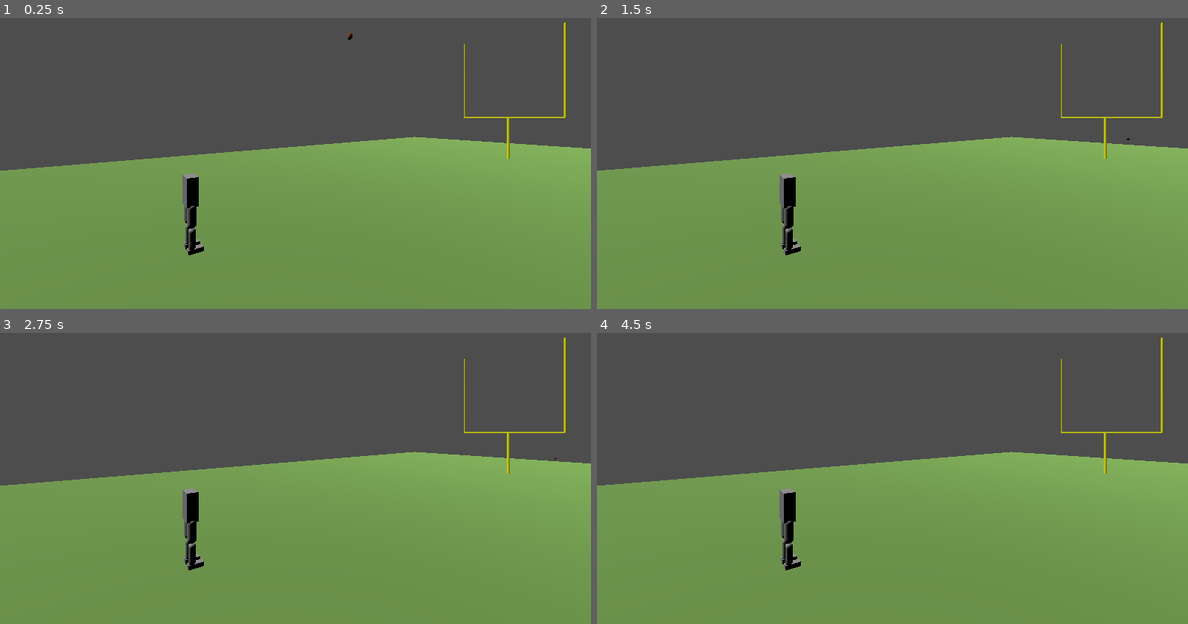
Above: before the commit, frames 1-4 (two rows, left to right).
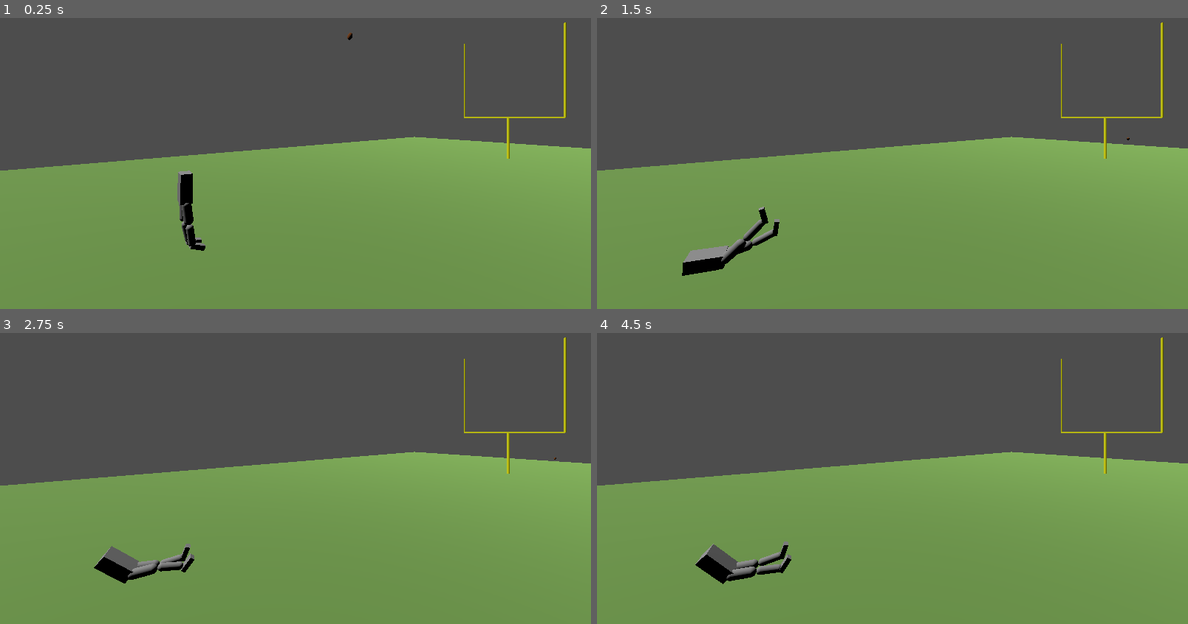
Above: after the commit, the same moments.

Repository: Edryst/field-goal-ai
Game: Godot game, scene res://Scenes/main.tscn
Two runs of this game, one before a commit and one after it. Both use one fixed random seed, a clock stepped at 60 frames per second and the inputs below. The project has no main scene, so this scene is started directly.
Inputs:
- Up to frame 1 (0.25 s): no input
- Up to frame 2 (1.5 s): no input
- Up to frame 3 (2.75 s): no input
- Up to frame 4 (4.5 s): no input

The runs differ from the first frame. In frame 1, 0.7% of the frame differs, in the area x 30-35%, y 52-82%; in frame 2, 1.7%, in the area x 14-35%, y 53-89%; in frame 3, 1.6%; in frame 4, 1.7%.

Commit message:
Add programmatic joint control for Garry
Changed node type for torso from static to rigid body as well

Diff:
--- a/godot/Scenes/garry.tscn
+++ b/godot/Scenes/garry.tscn
@@ -1,4 +1,6 @@
 [gd_scene format=3 uid="uid://dxpo8ueqbdb8u"]
+
+[ext_resource type="Script" uid="uid://dxiymsh3yw4jb" path="res://Scripts/garry.gd" id="1_g5wkh"]
 
 [sub_resource type="BoxMesh" id="BoxMesh_tkfer"]
 size = Vector3(0.45, 0.65, 0.25)
@@ -29,9 +31,11 @@
 size = Vector3(0.16, 0.1, 0.32)
 
 [node name="Garry" type="Node3D" unique_id=1924829701]
+script = ExtResource("1_g5wkh")
 
-[node name="Torso" type="StaticBody3D" parent="." unique_id=1537864415]
+[node name="Torso" type="RigidBody3D" parent="." unique_id=1396745617]
 transform = Transform3D(1, 0, 0, 0, 1, 0, 0, 0, 1, 0, 1.35, 0)
+mass = 5.0
 
 [node name="TorsoMesh" type="MeshInstance3D" parent="Torso" unique_id=1056658971]
 mesh = SubResource("BoxMesh_tkfer")
--- /dev/null
+++ b/godot/Scripts/garry.gd
@@ -0,0 +1,52 @@
+extends Node
+
+@onready var left_hip: HingeJoint3D = $LeftLeg/LeftHipJoint
+@onready var left_knee: HingeJoint3D = $LeftLeg/LeftKneeJoint
+@onready var left_ankle: HingeJoint3D = $LeftLeg/LeftAnkleJoint
+
+@onready var right_hip: HingeJoint3D = $RightLeg/RightHipJoint
+@onready var right_knee: HingeJoint3D = $RightLeg/RightKneeJoint
+@onready var right_ankle: HingeJoint3D = $RightLeg/RightAnkleJoint
+
+const MAX_JOINT_SPEED := 180.0
+const MOTOR_IMPULSE := 5.0
+
+func _ready() -> void:
+	print("Garry controller online")
+
+	apply_actions([
+		0.0,
+		-0.5,
+		0.6,
+		-0.2,
+		0.0,
+		1.0
+
+	])
+
+func set_joint_action(joint: HingeJoint3D, action: float) -> void:
+	action = clamp(action, -1.0, 1.0)
+
+	joint.set_flag(HingeJoint3D.FLAG_ENABLE_MOTOR, true)
+
+	joint.set_param(
+		HingeJoint3D.PARAM_MOTOR_TARGET_VELOCITY,
+		deg_to_rad(action * MAX_JOINT_SPEED)
+	)
+
+	joint.set_param(
+		HingeJoint3D.PARAM_MOTOR_MAX_IMPULSE,
+		MOTOR_IMPULSE
+	)
+
+func apply_actions(actions: Array[float]) -> void:
+
+	if actions.size() != 6:
+		push_error("Garry expected 6 actions, got %d" % actions.size())
+
+	set_joint_action(left_hip, actions[0])
+	set_joint_action(left_knee, actions[1])
+	set_joint_action(left_ankle, actions[2])
+	set_joint_action(right_hip, actions[3])
+	set_joint_action(right_knee, actions[4])
+	set_joint_action(right_ankle, actions[5])
Not shown, added: godot/Scripts/garry.gd.uid
